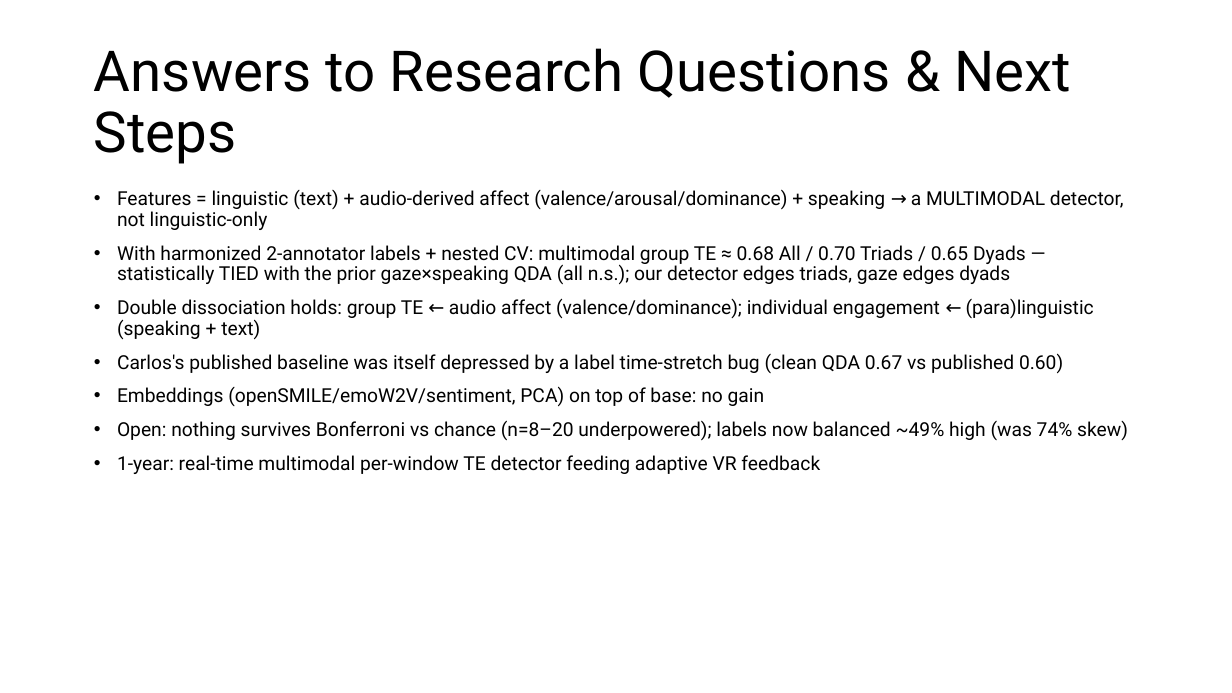
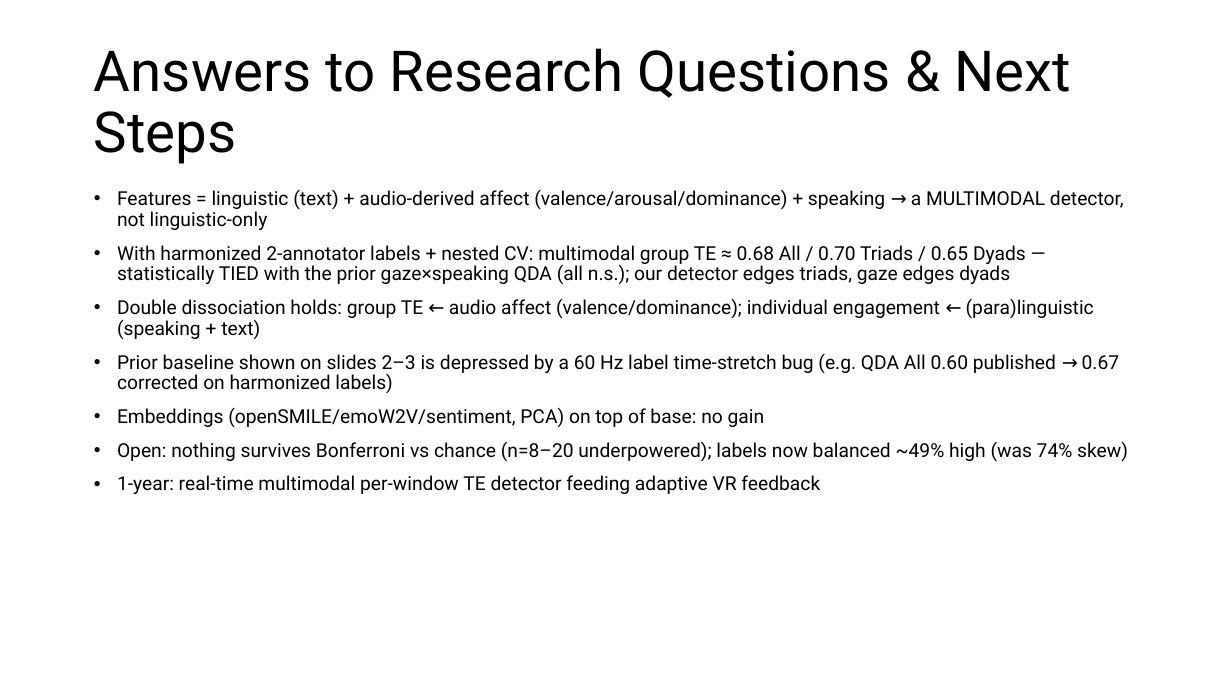
Before and after one commit to carlotes247/vilearn_ml, a slide deck: slide 18 of discover/2026_March_ViLearn_Planning.pptx. Drawn at 1232x693 pixels with LibreOffice and Linux fonts; fonts in the diff are those of the drawing. Boxes give left, top, right and bottom in pixels: in the first picture for what was removed or moved away, otherwise in the second. Text is boxed around its words. In the diff, an @@ line names an element or a change of style, - is before the commit and + after.

```diff
--- a/discover/2026_March_ViLearn_Planning.pptx
+++ b/discover/2026_March_ViLearn_Planning.pptx
@@ text at [117,354,1120,393]: text changed @@
-• Carlos's published baseline was itself depressed by a label time-stretch bug (clean QDA 0.67 vs published 0.60)
+• Prior baseline shown on slides 2–3 is depressed by a 60 Hz label time-stretch bug (e.g. QDA All 0.60 published → 0.67 corrected on harmonized labels)
```
Also in this commit, not shown: 1 other slide changed, 1 other file.
